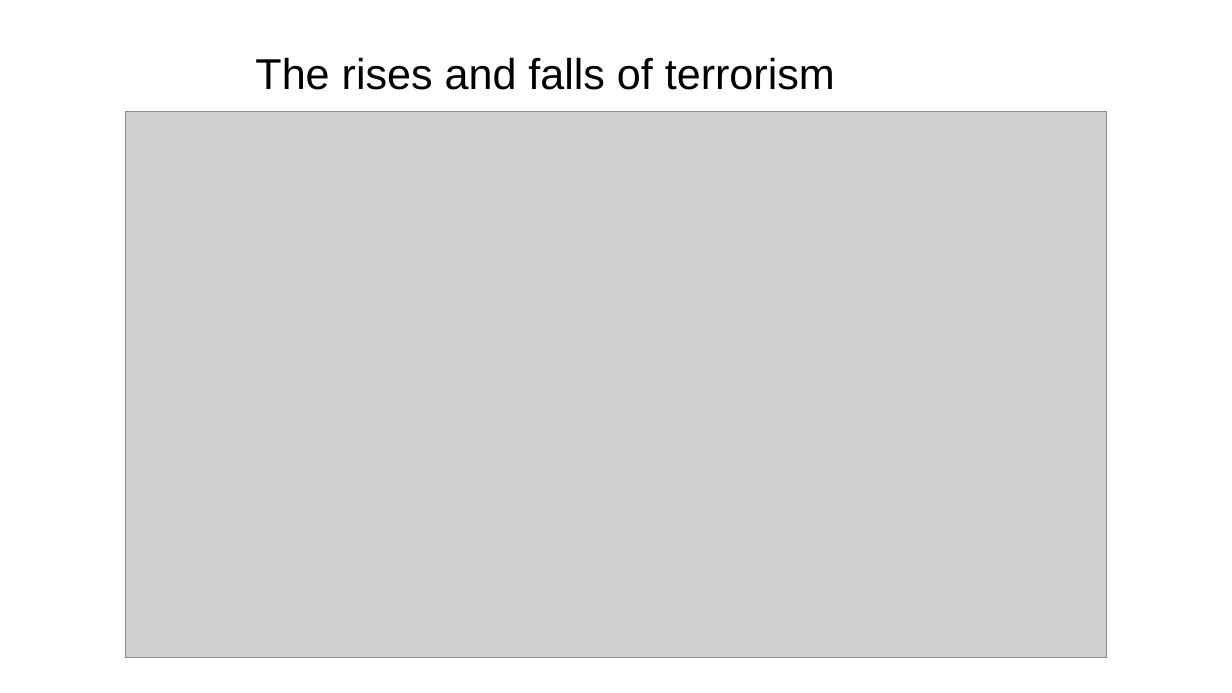
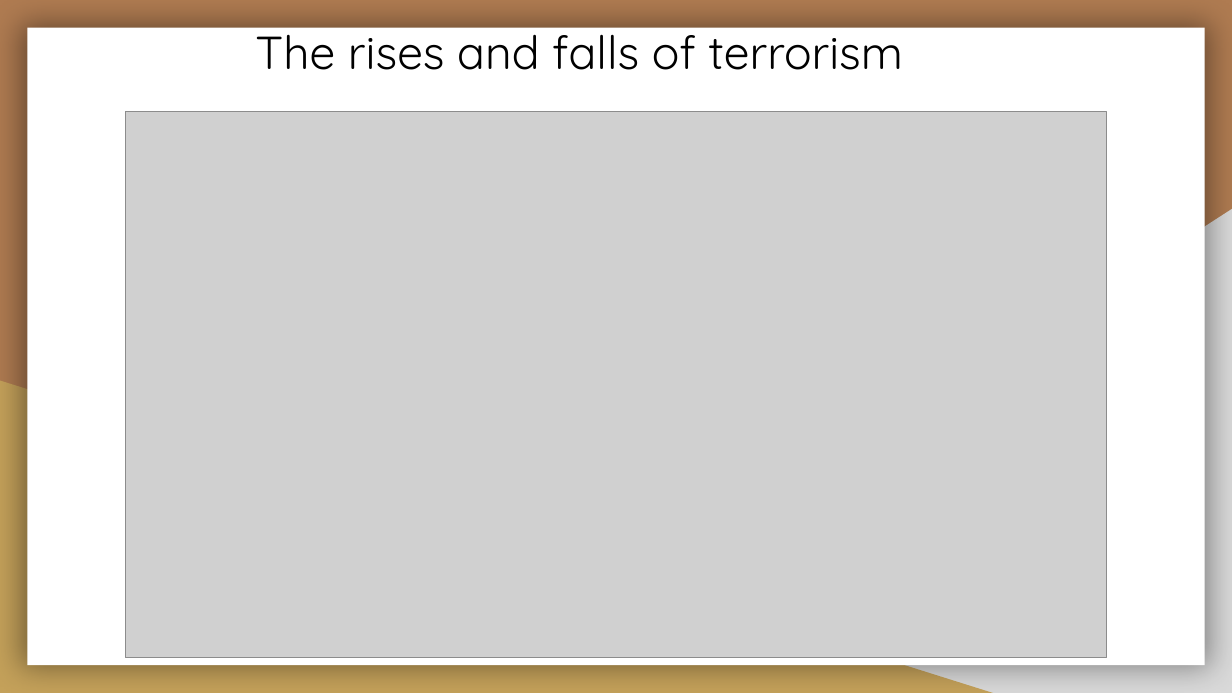
Before and after one commit to wmcfarlan/security_analysis, a slide deck: slide 3 of edu_terr_analysis.pptx. Drawn at 1232x693 pixels with LibreOffice and Linux fonts; fonts in the diff are those of the drawing; grey boxes stand for pictures; background and template pictures are left out. Boxes give left, top, right and bottom in pixels: in the first picture for what was removed or moved away, otherwise in the second. Text is boxed around its words. In the diff, an @@ line names an element or a change of style, - is before the commit and + after.

```diff
--- a/edu_terr_analysis.pptx
+++ b/edu_terr_analysis.pptx
@@ background #FFFFFF to picture (left out) @@
@@ rectangle added at (27,28,1205,665), fill #FFFFFF @@
@@ title "The rises and falls of ...": place and size @@
-title "The rises and falls of ..." at (255,57,835,90)
+title "The rises and falls of ..." at (255,20,903,70)
@@ title "The rises and falls of ..." at (255,20,903,70): size 25.2 to 27 pt, font Arial to Quicksand @@
@@ right triangle added at (483,209,1232,693), fill #D9D9D9 @@
@@ right triangle added at (0,381,993,693), fill #C4A15A @@
```
Also in this commit, not shown: 3 other slides changed, 2 slides added, 2 slides removed, 3 other files.
